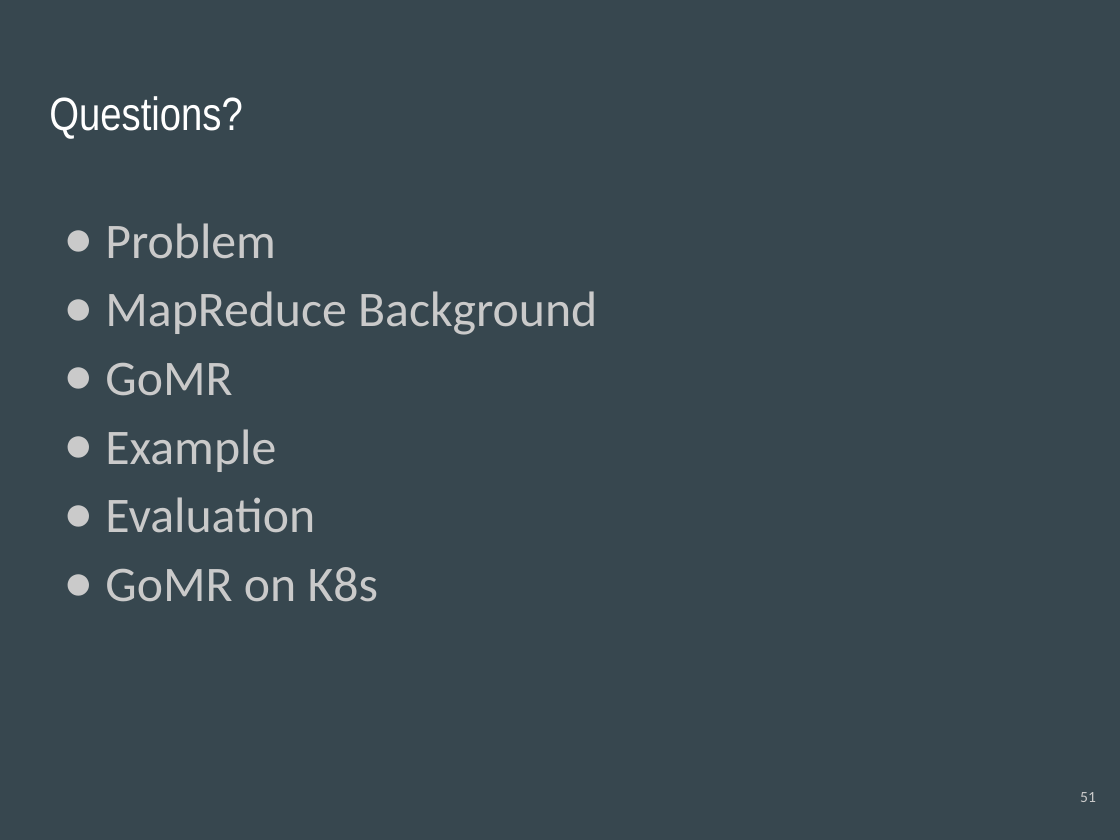
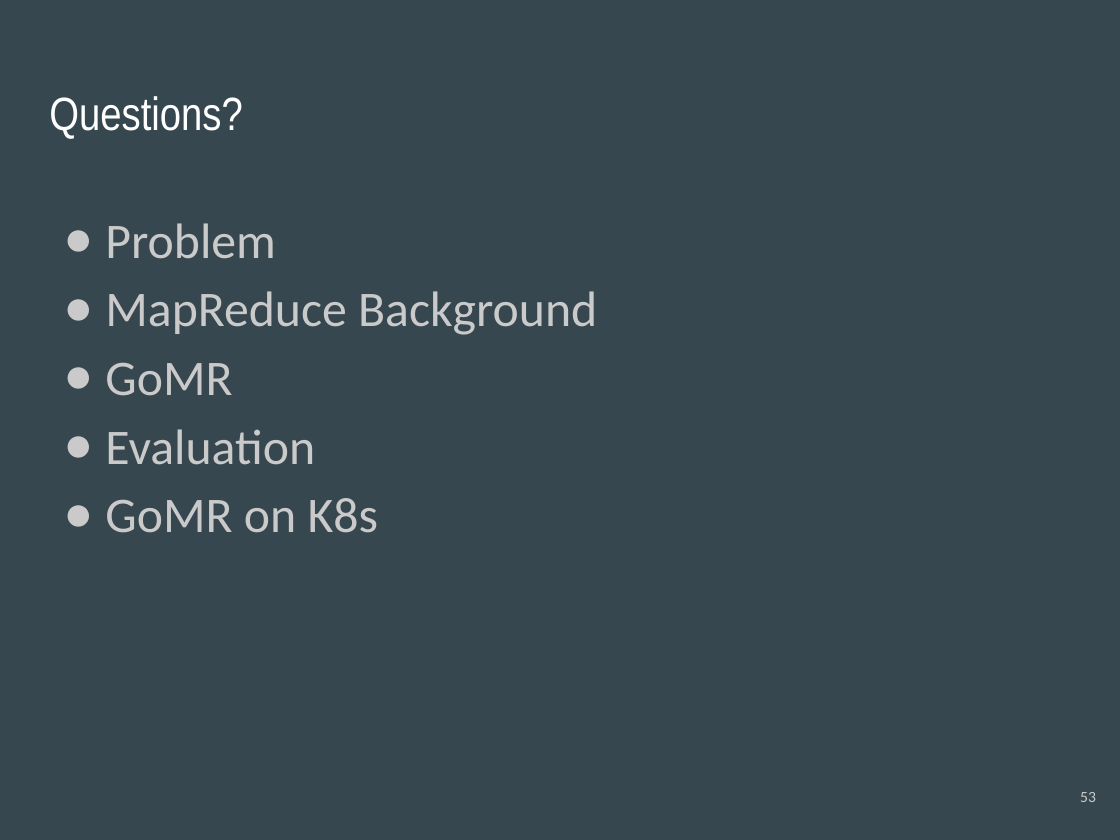
Before and after one commit to cnnrznn/cnnrznn.github.io, a slide deck: slide 53 of files/GoMR/slides-distributed.pptx (slide 51 before the commit). Drawn at 1120x840 pixels with LibreOffice and Linux fonts; fonts in the diff are those of the drawing. Boxes give left, top, right and bottom in pixels: in the first picture for what was removed or moved away, otherwise in the second. Text is boxed around its words. In the diff, an @@ line names an element or a change of style, - is before the commit and + after.

```diff
--- a/files/GoMR/slides-distributed.pptx
+++ b/files/GoMR/slides-distributed.pptx
@@ text at (105, 429, 276, 472): paragraph removed @@
-● Example
@@ page number at (1080, 792, 1096, 802): text changed @@
-51
+53
```
Also in this commit, not shown: 5 other slides changed, 2 slides added.
